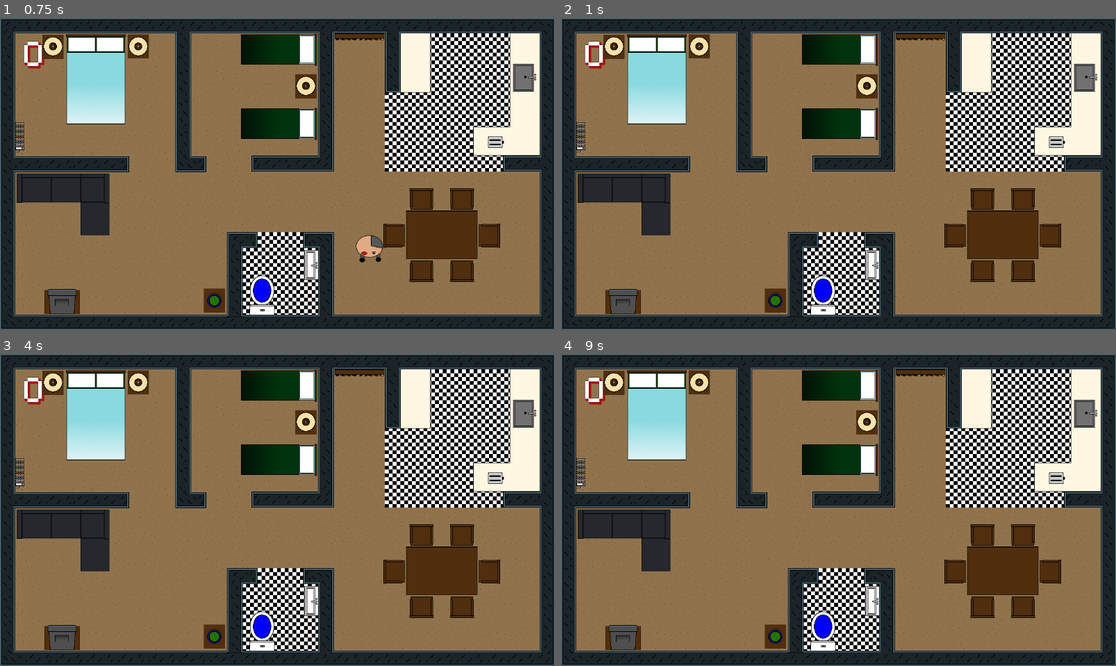
Above: before the commit, frames 1-4 (two rows, left to right).
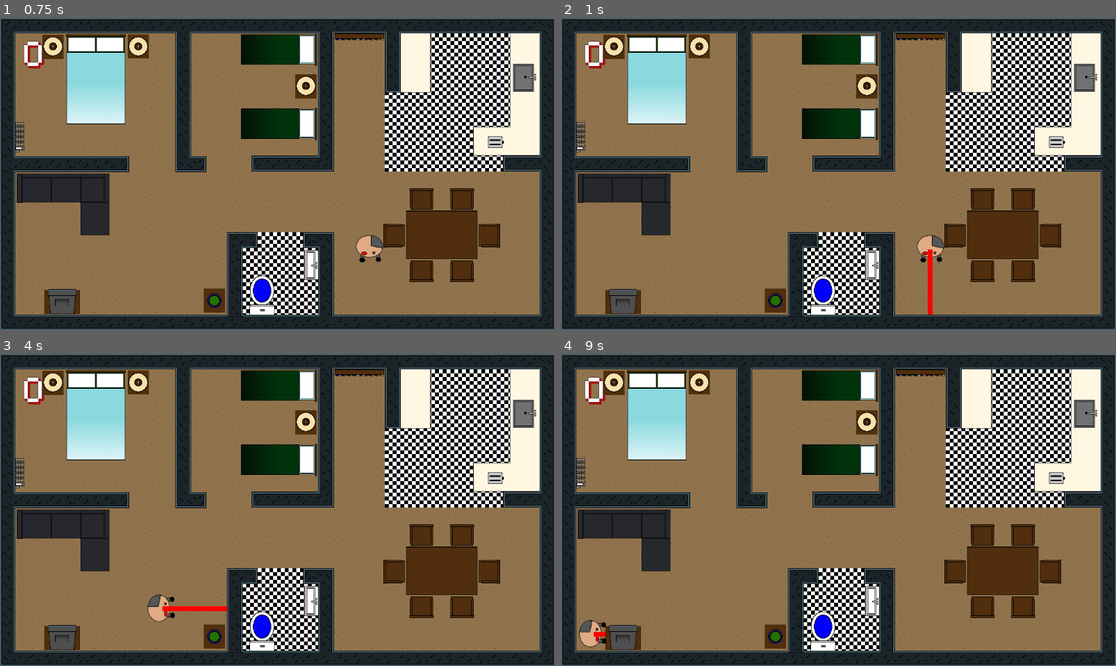
Above: after the commit, the same moments.

Repository: discoaaron/gamejam
Game: Godot game, scene res://scenes/menu/menu.tscn
Same seed, same stepped clock (60 frames per second), same inputs: the game is played once before the commit and once after it. The engine's default icon, where the game draws it, is replaced by a stand-in: a white triangle on a blue panel in a dark square.
Inputs:
- Up to frame 1 (0.75 s): tap Space (space) at 0.5 s; tap A (a) at 0.6 s
- Up to frame 2 (1 s): tap D (d) at 0.8 s
- Up to frame 3 (4 s): tap Space (space) every 0.75 s from 1.25 to 3.5 s; tap D (d) at 1.35 s; tap E (e) at 1.55, 2.1 s; tap S (s) at 2.3, 2.85 s; tap W (w) at 3.05, 3.6 s; tap A (a) at 3.8 s
- Up to frame 4 (9 s): tap Space (space) at 4.25, 8.1 s; tap A (a) at 4.35, 7.55 s; tap D (d) at 4.55, 5.1, 8.3 s; tap E (e) at 5.3, 5.85 s; tap S (s) at 6.05, 7.35 s; tap Q (q) at 6.6 s; tap W (w) at 6.8, 8.85 s

Frame 1 is identical in both runs. In frame 2, 0.5% of the frame differs, in the area x 64-70%, y 69-96%; in frame 3, 0.5%; in frame 4, 0.3%.

Commit message:
Added risk group - fixed laser bug

Diff:
--- a/game/project.godot
+++ b/game/project.godot
@@ -21,6 +21,10 @@
 Globals="*res://autoloaders/globals.gd"
 GameManager="*res://autoloaders/game_manager.gd"
 ScoreManager="*res://autoloaders/score_manager.gd"
+
+[global_group]
+
+RiskItems="All risk items"
 
 [input]
 
--- a/game/scenes/baby/baby.gd
+++ b/game/scenes/baby/baby.gd
@@ -1,17 +1,6 @@
 extends Node2D
 
 class_name Baby
-
-# Called when the node enters the scene tree for the first time.
-func _ready() -> void:
-	pass # Replace with function body.
-
-
-# Called every frame. 'delta' is the elapsed time since the previous frame.
-func _process(delta: float) -> void:
-	pass
-
-
 
 
 func _on_body_area_entered(area: Area2D) -> void:
--- a/game/scenes/baby/baby.tscn
+++ b/game/scenes/baby/baby.tscn
@@ -17,7 +17,7 @@
 [sub_resource type="CircleShape2D" id="CircleShape2D_oh43a"]
 radius = 8.0
 
-[node name="Baby" type="StaticBody2D"]
+[node name="Baby" type="StaticBody2D" groups=["RiskItems"]]
 script = ExtResource("1_77sm7")
 
 [node name="Sprite2D" type="Sprite2D" parent="."]
--- a/game/scenes/laser/laser.gd
+++ b/game/scenes/laser/laser.gd
@@ -6,7 +6,7 @@
 var widthy = based_width
 var shoot = false
 var active = false
-var things_to_check = ["Toaster", "Baby"]
+var risk_group = ["RiskItems"]
 @export var laser_direction: Vector2 = Vector2.RIGHT  # Direction the laser fires
 @onready var collision = $Line2D/DamageArea/CollisionShape2D
 
@@ -24,9 +24,10 @@
 		if is_colliding():
 			$Line2D.points[1] = to_local(get_collision_point())
 			var collidedThing = get_collider()
-			if collidedThing is Baby or Toaster or Toilet:
-				SignalManager.risk_item_lasered.emit(collidedThing)
-				#print("Collided with: ", collidedThing)
+			for group in risk_group:
+				if collidedThing.is_in_group(group):
+					SignalManager.risk_item_lasered.emit(collidedThing)
+					#print("Collided with: ", collidedThing)
 		else:
 			$Line2D.points[1] = target_position
 	else:
--- a/game/scenes/risk_objects/toaster.tscn
+++ b/game/scenes/risk_objects/toaster.tscn
@@ -9,7 +9,7 @@
 [sub_resource type="CircleShape2D" id="CircleShape2D_20137"]
 radius = 29.0689
 
-[node name="Toaster" type="StaticBody2D"]
+[node name="Toaster" type="StaticBody2D" groups=["RiskItems"]]
 script = ExtResource("1_duewv")
 
 [node name="Sprite2D" type="Sprite2D" parent="."]
--- a/game/scenes/risk_objects/toilet.tscn
+++ b/game/scenes/risk_objects/toilet.tscn
@@ -10,7 +10,7 @@
 radius = 27.0
 height = 76.0
 
-[node name="Toilet" type="StaticBody2D"]
+[node name="Toilet" type="StaticBody2D" groups=["RiskItems"]]
 script = ExtResource("1_5i45s")
 
 [node name="Sprite2D" type="Sprite2D" parent="."]
